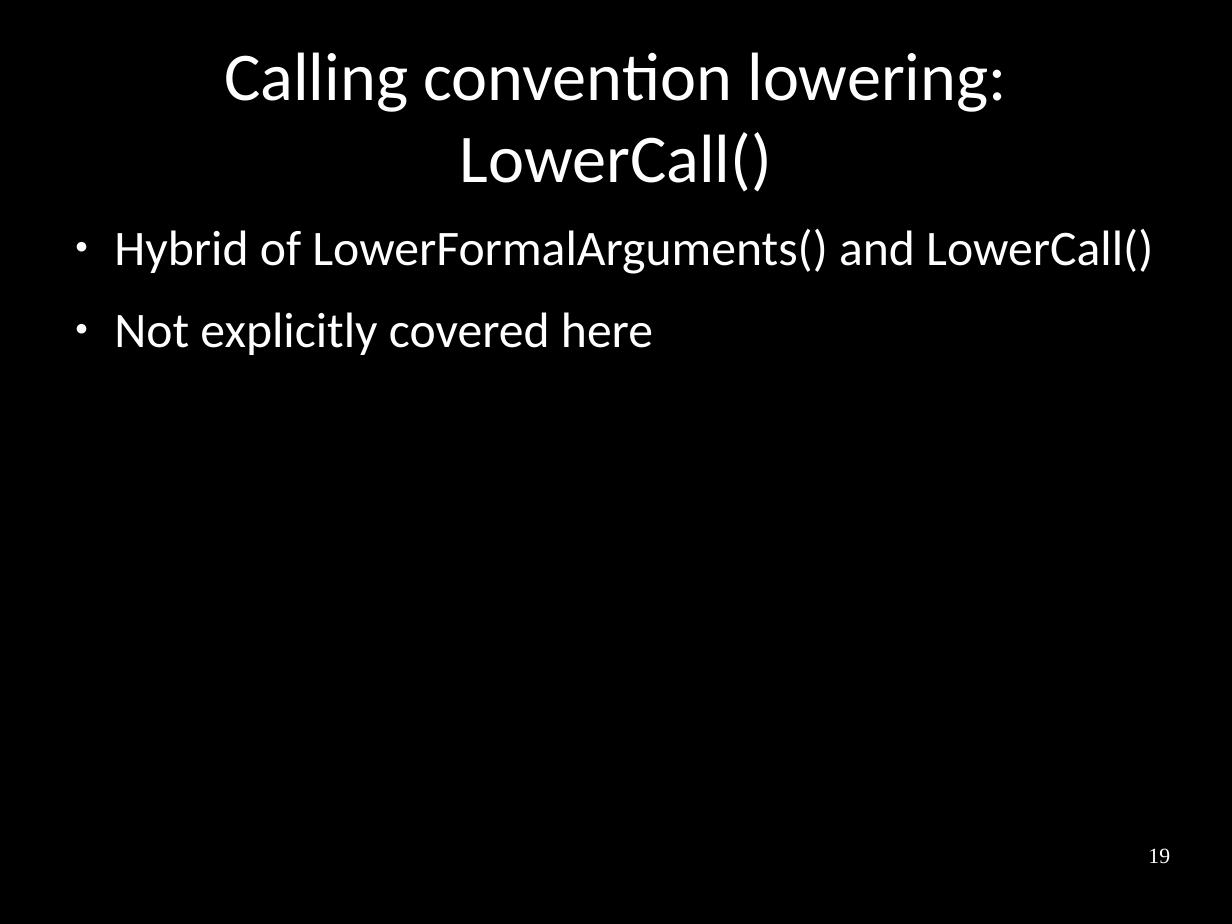
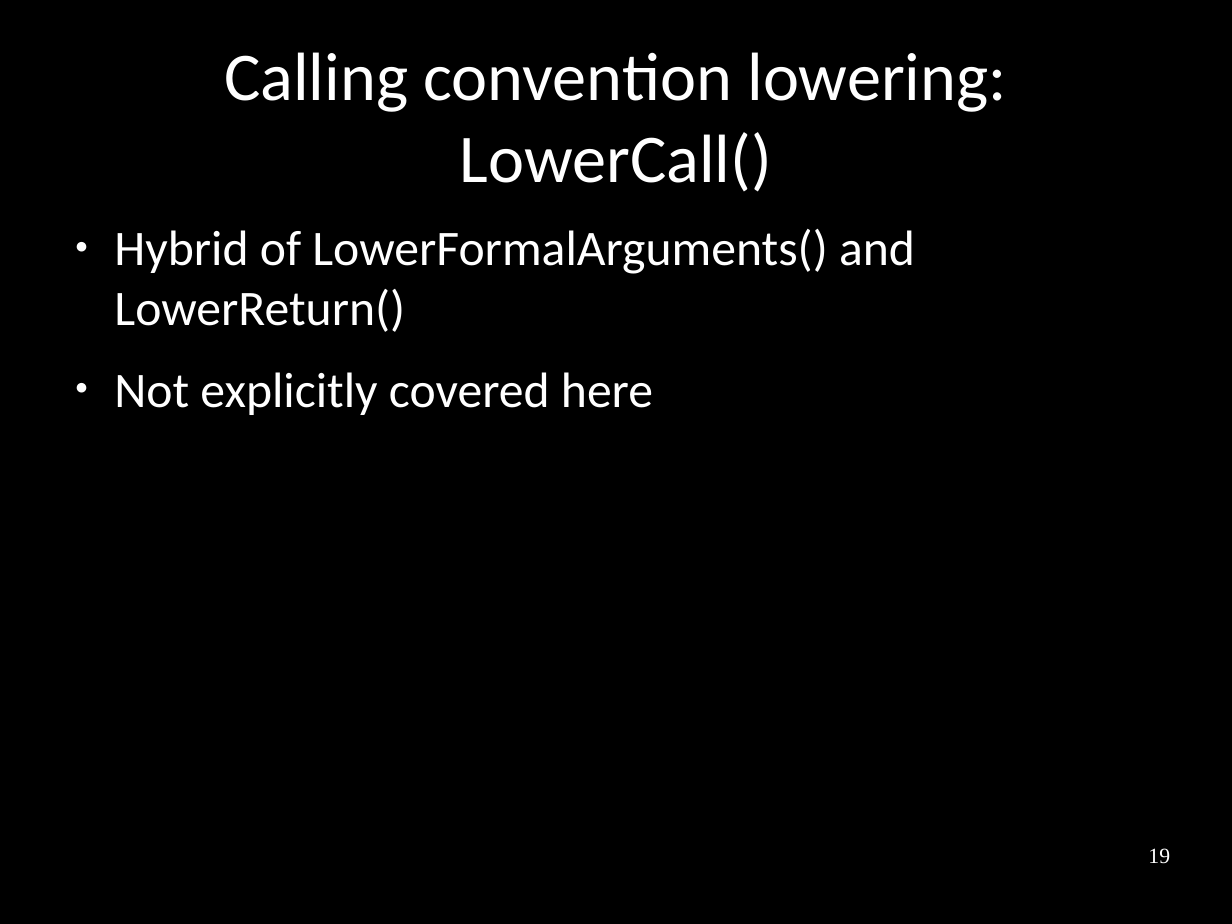
Before and after one commit to frasercrmck/llvm-leg, a slide deck: slide 19 of docs/Codeplay/Slides.odp. Drawn at 1232x924 pixels with LibreOffice and Linux fonts; fonts in the diff are those of the drawing. Boxes give left, top, right and bottom in pixels: in the first picture for what was removed or moved away, otherwise in the second. Text is boxed around its words. In the diff, an @@ line names an element or a change of style, - is before the commit and + after.

```diff
--- a/docs/Codeplay/Slides.odp
+++ b/docs/Codeplay/Slides.odp
@@ text at bbox=[114, 229, 915, 332]: text changed @@
-● Hybrid of LowerFormalArguments() and LowerCall()
+● Hybrid of LowerFormalArguments() and LowerReturn()
```
Also in this commit, not shown: 11 other slides changed.
